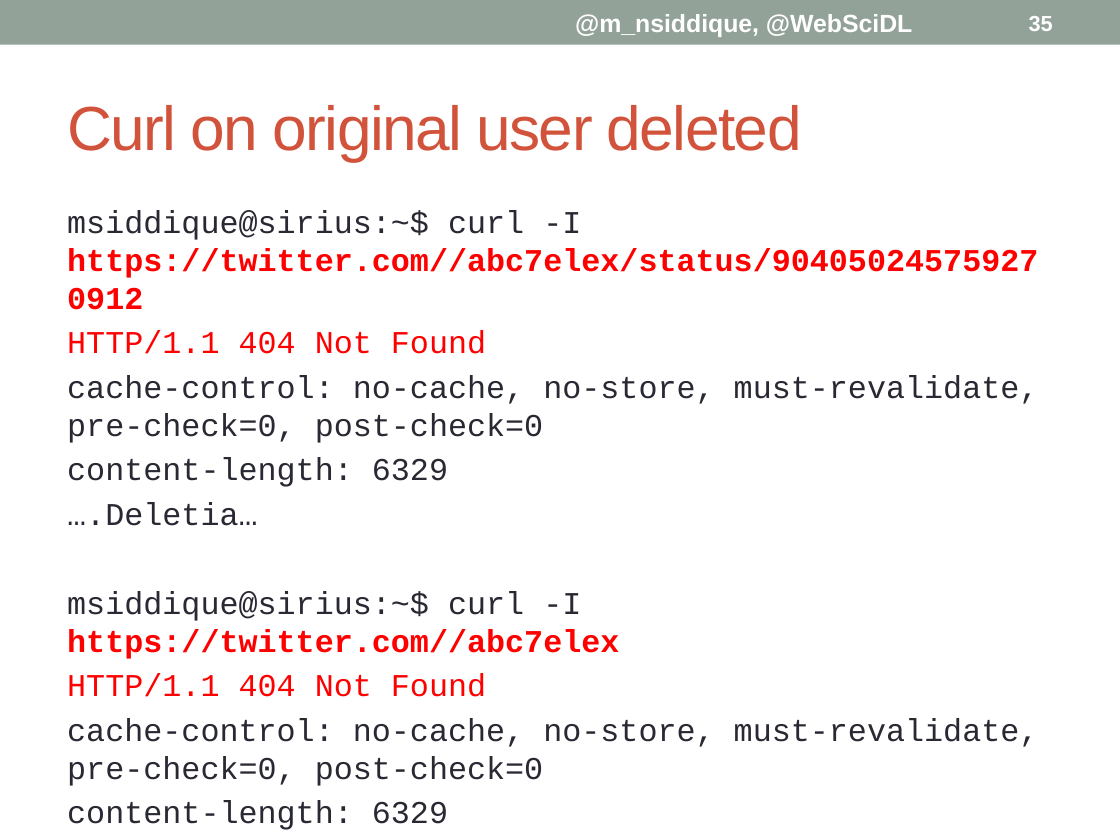
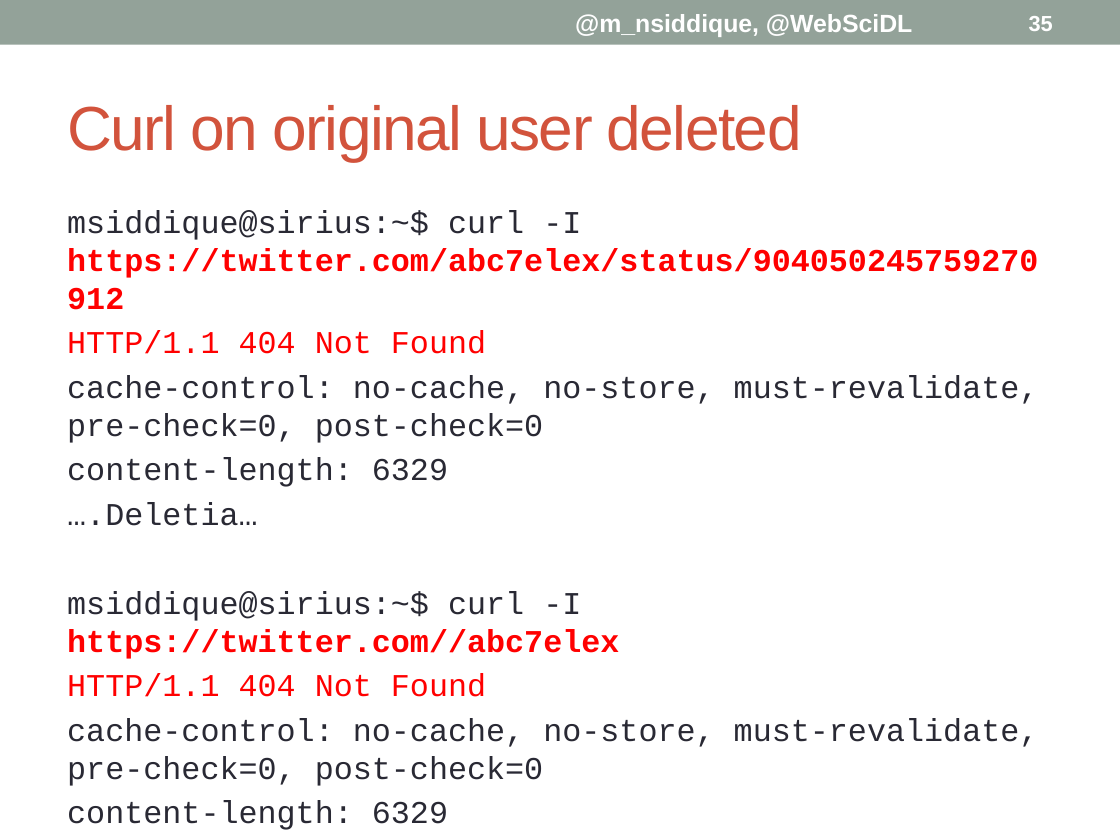
Before and after one commit to phonedude/cs895-s19, a slide deck: slide 35 of assignments/siddique/week-08-presentation/Delete Forensics.pptx. Drawn at 1120x840 pixels with LibreOffice and Linux fonts; fonts in the diff are those of the drawing. Boxes give left, top, right and bottom in pixels: in the first picture for what was removed or moved away, otherwise in the second. Text is boxed around its words. In the diff, an @@ line names an element or a change of style, - is before the commit and + after.

```diff
--- a/assignments/siddique/week-08-presentation/Delete Forensics.pptx
+++ b/assignments/siddique/week-08-presentation/Delete Forensics.pptx
@@ text at [67,210,1038,278]: text changed @@
-msiddique@sirius:~$ curl -I https://twitter.com//abc7elex/status/904050245759270912
+msiddique@sirius:~$ curl -I https://twitter.com/abc7elex/status/904050245759270912
```
Also in this commit, not shown: 4 other slides changed.
